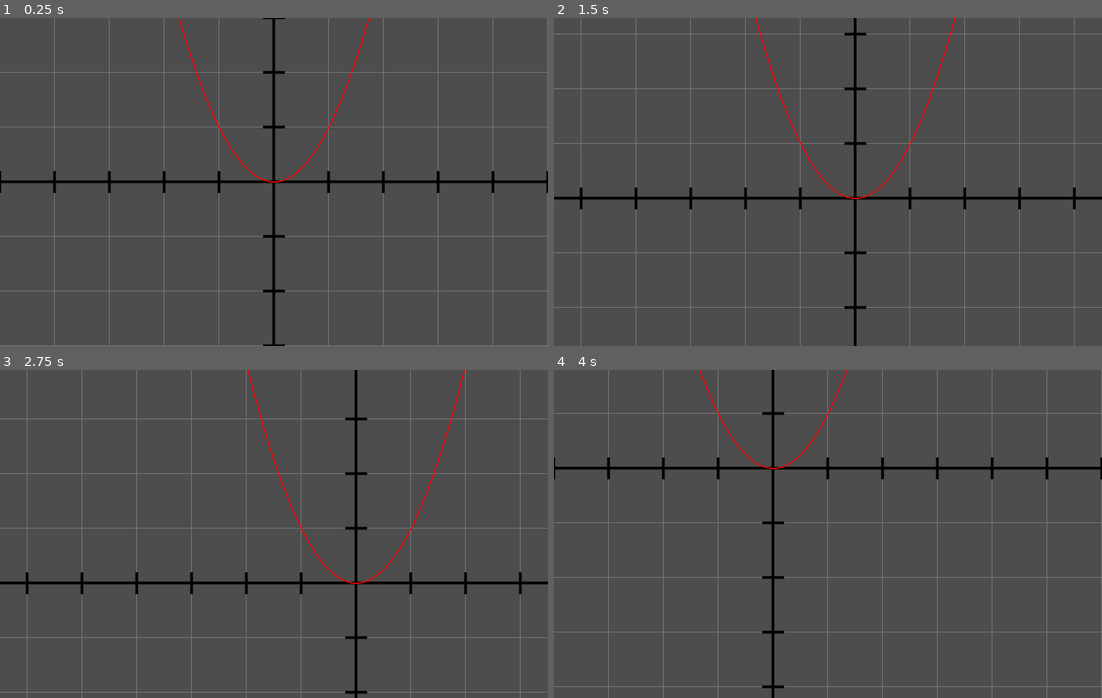
Above: before the commit, frames 1-4 (two rows, left to right).
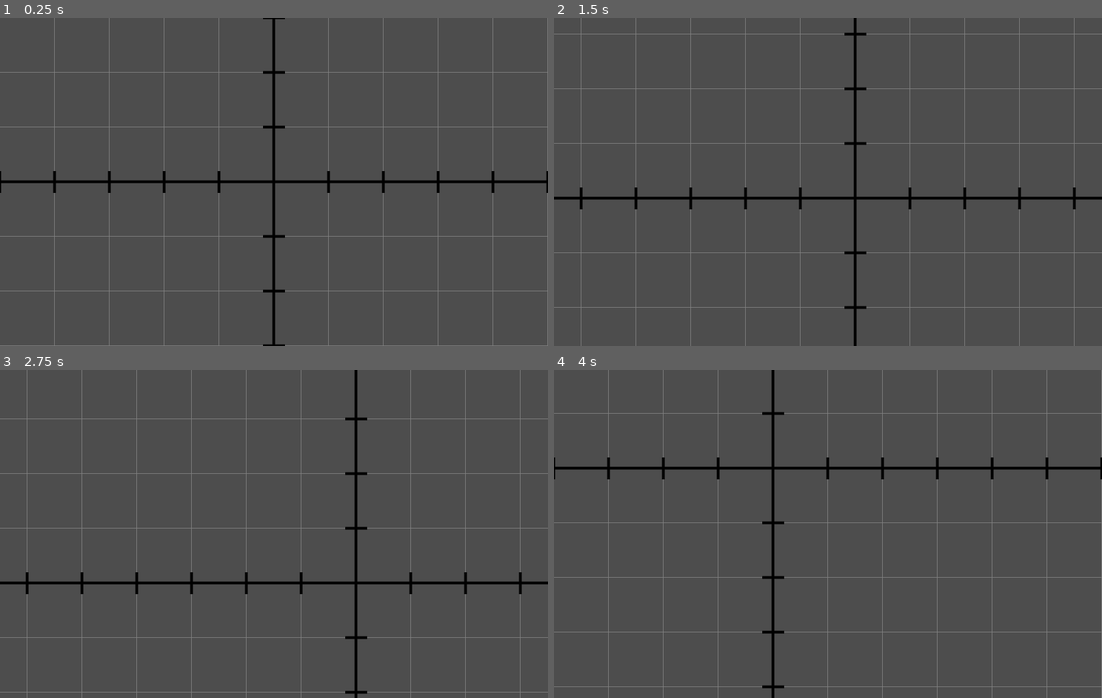
Above: after the commit, the same moments.

Repository: Drillix08/Opticos
Game: Godot game, scene res://graph_environment.tscn
Two runs of this game, one before a commit and one after it. Both use one fixed random seed, a clock stepped at 60 frames per second and the inputs below. Before the commit the project has no main scene; this scene is started directly in both runs.
Inputs (mouse positions are in pixels of both pictures, inside the frame that each line leads up to):
- Up to frame 1 (0.25 s): no input
- Up to frame 2 (1.5 s): tap Enter at 0.5 s; move the mouse to (948, 165) at 0.52 s; click (948, 165) at 0.67 s; tap Space at 1.25 s; drag from (718, 198) to (800, 247) at 1.27 s
- Up to frame 3 (2.75 s): tap Enter at 2 s; move the mouse to (328, 461) at 2.02 s; click (328, 461) at 2.17 s
- Up to frame 4 (4 s): tap Space at 2.75 s; drag from (800, 599) to (663, 484) at 2.77 s; tap Enter at 3.5 s; move the mouse to (992, 583) at 3.52 s; click (992, 583) at 3.67 s

The runs differ from the first frame. In frame 1, 0.3% of the frame differs, in the area x 32-68%, y 0-51%; in frame 2, 0.4%; in frame 3, 0.4%, in the area x 45-85%, y 0-66%; in frame 4, 0.2%.

Commit message:
Added a README and licensing file

Diff:
--- a/source/graph-environment/grid.gd
+++ b/source/graph-environment/grid.gd
@@ -63,7 +63,7 @@
 
 	#Draw the function
 	draw_function(func(x):
-		return x**2
+		return 5
 	)
 
 #controlls the moving of the "camera" when you click and drag
--- a/source/graph-environment/project.godot
+++ b/source/graph-environment/project.godot
@@ -11,6 +11,7 @@
 [application]
 
 config/name="graph_environment"
+run/main_scene="uid://dlgeh0w3vomer"
 config/features=PackedStringArray("4.5", "Forward Plus")
 config/icon="res://icon.svg"
 
Not shown, added: LICENSE.txt
Not shown, changed: README.md
Not shown, added: extras/opticos_logo.png
